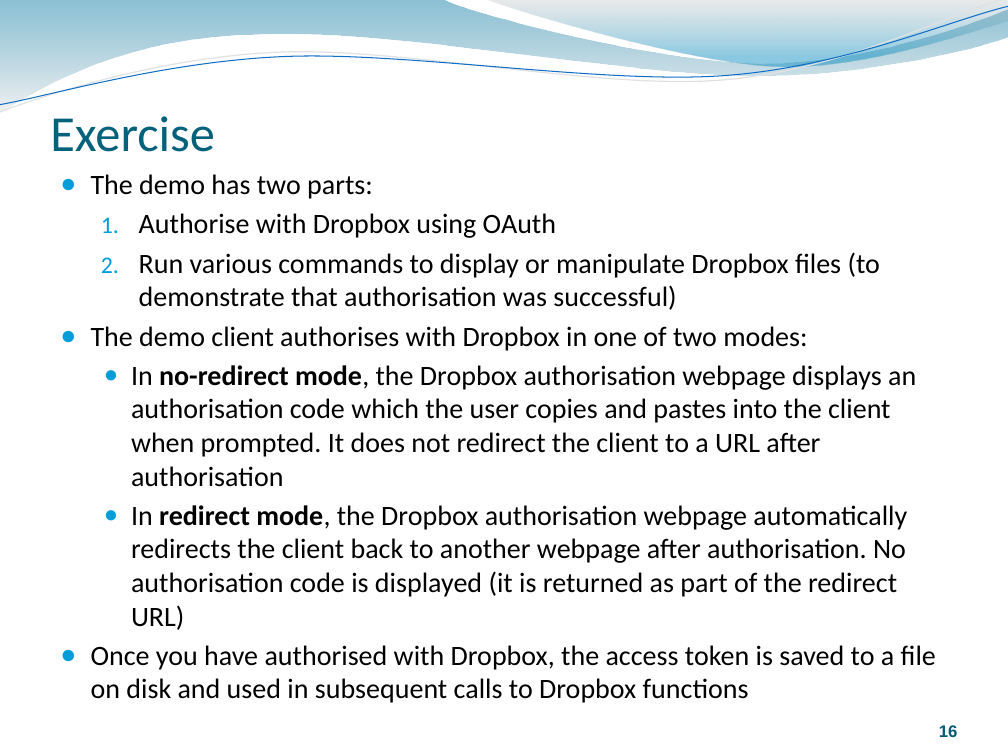
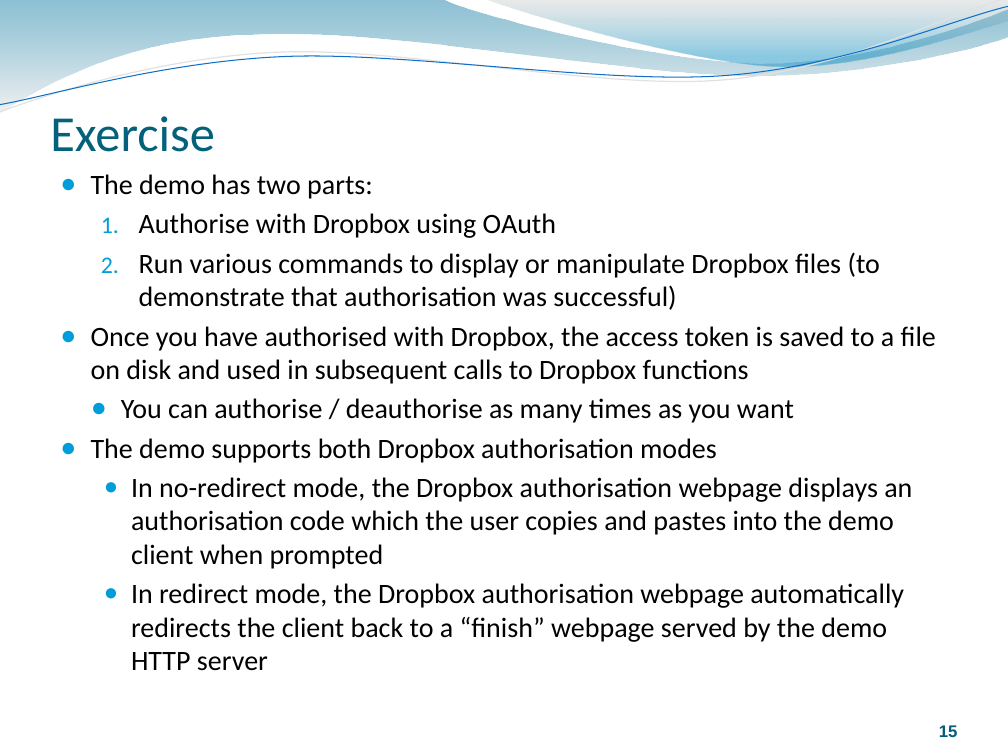
Before and after one commit to rozanski/bcs_spa14, a slide deck: slide 15 of session-materials/Oauth-Session.pptx (slide 16 before the commit). Drawn at 1008x756 pixels with LibreOffice and Linux fonts; fonts in the diff are those of the drawing. Boxes give left, top, right and bottom in pixels: in the first picture for what was removed or moved away, otherwise in the second. Text is boxed around its words. In the diff, an @@ line names an element or a change of style, - is before the commit and + after.

Commit message:
updated presentation with more detail on the exercise

```diff
--- a/session-materials/Oauth-Session.pptx
+++ b/session-materials/Oauth-Session.pptx
@@ text at (91, 326, 916, 630): paragraphs removed @@
-● The demo client authorises with Dropbox in one of two modes:
-  ● In no-redirect mode, the Dropbox authorisation webpage displays an authorisation code which the user copies and pastes into the client when prompted. It does not redirect the client to a URL after authorisation
-  ● In redirect mode, the Dropbox authorisation webpage automatically redirects the client back to another webpage after authorisation. No authorisation code is displayed (it is returned as part of the redirect URL)
@@ text at (91, 326, 936, 384): list level 1 to 2 in "Once you have authorised with ..." @@
@@ text at (91, 398, 912, 671): paragraphs added @@
+    ● You can authorise / deauthorise as many times as you want
+● The demo supports both Dropbox authorisation modes
+  ● In no-redirect mode, the Dropbox authorisation webpage displays an authorisation code which the user copies and pastes into the demo client when prompted
+  ● In redirect mode, the Dropbox authorisation webpage automatically redirects the client back to a “finish” webpage served by the demo HTTP server
```
Also in this commit, not shown: 16 other slides changed, 3 slides added, 2 other files.
